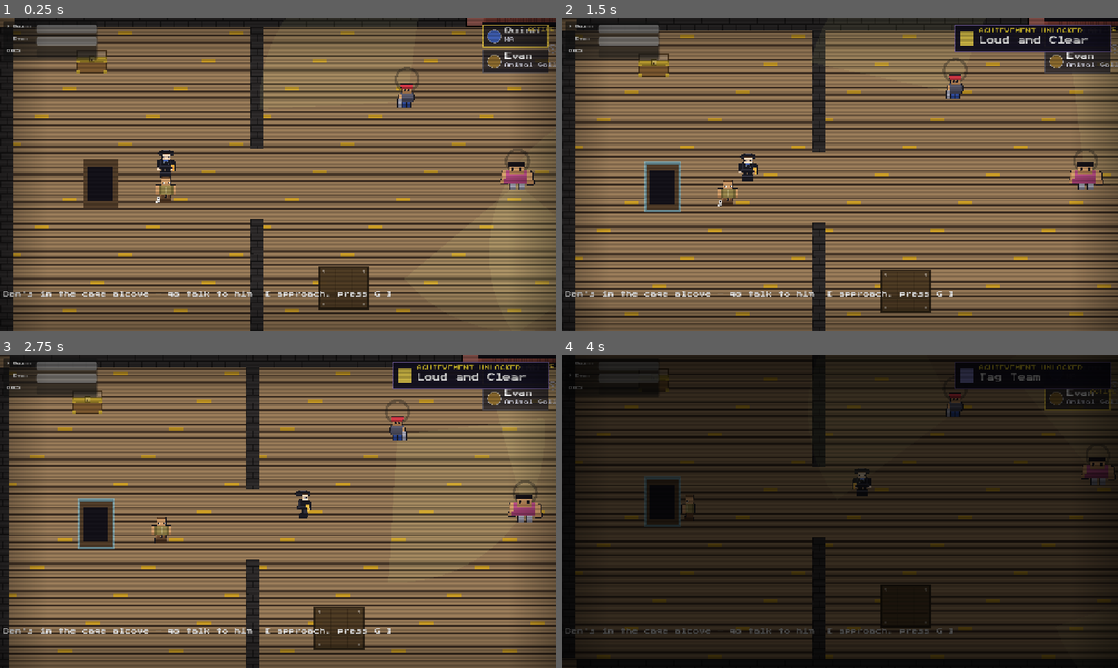
Above: before the commit, frames 1-4 (two rows, left to right).
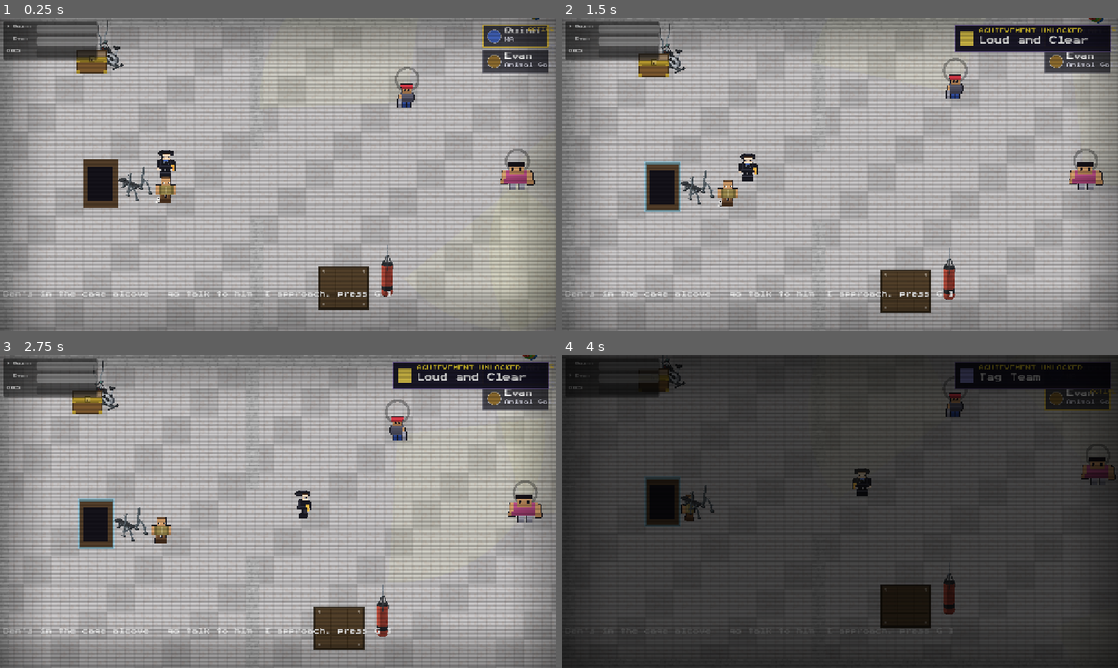
Above: after the commit, the same moments.

Repository: dougreichard/rpg_game
Game: Godot game, scene res://scenes/levels/IronStringsGym.tscn
Same seed, same stepped clock (60 frames per second), same inputs: the game is played once before the commit and once after it. This scene is started directly instead of the project's main scene.
Inputs (mouse positions are in pixels of both pictures, inside the frame that each line leads up to):
- Up to frame 1 (0.25 s): no input
- Up to frame 2 (1.5 s): tap G (special) at 0.5, 1.25 s; move the mouse to (962, 158) at 0.52 s; hold D (move_right) 0.53-1.25 s; hold F (attack) 0.53-1.25 s; click (962, 158) at 0.67 s; tap Enter (ui_accept) at 0.77 s; drag from (728, 190) to (956, 86) at 1.27 s
- Up to frame 3 (2.75 s): tap G (special) at 2 s; move the mouse to (333, 442) at 2.02 s; hold D (move_right) from 2.03 s (still down); tap V (dash) at 2.1 s
- Up to frame 4 (4 s): release D (move_right) at 2.75 s; tap G (special) at 2.75, 3.5 s; drag from (812, 574) to (890, 511) at 2.77 s; move the mouse to (1006, 558) at 3.52 s; hold A (move_left) from 3.53 s (still down); tap Tab (swap) at 3.6 s; tap Enter (ui_accept) at 3.77 s

The runs differ from the first frame. In frame 1, 94% of the frame differs, in the area x 0-100%, y 0-100%; in frame 2, 92%; in frame 3, 92%; in frame 4, 79%.

Commit message:
Iron & Strings Gym: Synty interior + gym equipment
Fourth Phase 3 level. Tile floor + white-brick walls; Shops gym-equipment
billboards (bench press, dumbbell rack, cross trainer, leg press, boxing
bag). The plated Synty barbell is the puzzle Evan slides aside.

Co-Authored-By: Claude Opus 4.8 <noreply@anthropic.com>

Diff:
--- a/scripts/levels/iron_strings_gym.gd
+++ b/scripts/levels/iron_strings_gym.gd
@@ -7,9 +7,22 @@
 const FLOOR_ACCENT_COLOR: Color = Color(0.62, 0.30, 0.26)
 const FLOOR_COLS: int = 30
 const FLOOR_ROWS: int = 17
-const FLOOR_TILE_PLAIN: Vector2i = Vector2i(0, 1)
-const FLOOR_TILE_ACCENT: Vector2i = Vector2i(1, 1)
+const FLOOR_TILE_PLAIN: Vector2i = Vector2i(0, 0)
+const FLOOR_TILE_ACCENT: Vector2i = Vector2i(1, 0)
 const FLOOR_ACCENT_PERIOD: int = 4
+# Synty 2.5D gym (see docs/synty_2_5d_art_plan.md): tile floor + brick walls;
+# Shops gym-equipment billboards. The Synty barbell is the puzzle Evan moves.
+const SYNTY_FLOOR: String = "res://assets/art/tiles/synty_floor_tile.png"
+const SYNTY_WALL: String = "res://assets/art/tiles/synty_wall_brick.png"
+const BARBELL_BILLBOARD: String = "res://assets/art/synty/props/barbell_synty.png"
+# [name, x, y, on-screen height px] gym-floor equipment dressing.
+const GYM_PROPS: Array = [
+	["bench_press", 180, 360, 40],
+	["dumbbell_rack", 840, 300, 44],
+	["cross_trainer", 150, 210, 58],
+	["leg_press", 840, 470, 56],
+	["boxing_bag", 470, 470, 60],
+]
 
 const GRUNT_SCENE: PackedScene = preload("res://scenes/enemies/Grunt.tscn")
 const BRUTE_SCENE: PackedScene = preload("res://scenes/enemies/Brute.tscn")
@@ -148,7 +161,7 @@
 func _build_floor() -> void:
 	var tile_map := TileMap.new()
 	tile_map.name = "Floor"
-	tile_map.tile_set = PlaceholderArt.make_hb_tileset()
+	tile_map.tile_set = PlaceholderArt.make_synty_floor_tileset(SYNTY_FLOOR)
 	add_child(tile_map)
 	move_child(tile_map, 0)
 	tile_map.position = Vector2(CAMERA_LIMIT_LEFT, CAMERA_LIMIT_TOP)
@@ -164,15 +177,27 @@
 # (the Barbell is a sibling of $Walls, not a child, so it keeps its own
 # bespoke gym-equipment texture instead of the generic brick pattern).
 func _build_walls() -> void:
-	var wall_color: Color = FLOOR_BASE_COLOR.darkened(0.35)
+	var wall_tex: Texture2D = PlaceholderArt.make_synty_wall_tile(SYNTY_WALL)
 	for wall in $Walls.get_children():
 		if not wall is StaticBody2D:
 			continue
 		var shape: CollisionShape2D = wall.get_node("CollisionShape2D")
 		var rect: RectangleShape2D = shape.shape
 		var sprite := Sprite2D.new()
-		sprite.texture = PlaceholderArt.make_wall_texture(wall_color, int(rect.size.x), int(rect.size.y))
+		sprite.texture = wall_tex
+		sprite.texture_repeat = CanvasItem.TEXTURE_REPEAT_ENABLED
+		sprite.region_enabled = true
+		sprite.region_rect = Rect2(0.0, 0.0, rect.size.x, rect.size.y)
 		wall.add_child(sprite)
+
+func _apply_synty_billboard(spr: Sprite2D, path: String, target_h: float) -> bool:
+	if not ResourceLoader.exists(path):
+		return false
+	var tex: Texture2D = load(path)
+	spr.texture = tex
+	spr.offset = Vector2(0.0, -tex.get_height() / 2.0)
+	spr.scale = Vector2.ONE * (target_h / float(tex.get_height()))
+	return true
 
 # Grabs the .tscn-placed Barbell body's collider and dresses it with an
 # iron-red bordered-rectangle texture  --  visually distinct from the brick
@@ -180,8 +205,15 @@
 func _create_barbell() -> void:
 	_barbell_shape = _barbell.get_node("CollisionShape2D")
 	_barbell_sprite = Sprite2D.new()
-	_barbell_sprite.texture = PlaceholderArt.make_barbell_texture(FLOOR_ACCENT_COLOR, 200, 16)
+	if not _apply_synty_billboard(_barbell_sprite, BARBELL_BILLBOARD, 46.0):
+		_barbell_sprite.texture = PlaceholderArt.make_barbell_texture(FLOOR_ACCENT_COLOR, 200, 16)
 	_barbell.add_child(_barbell_sprite)
+	# Gym-floor equipment dressing (Shops billboards).
+	for p: Array in GYM_PROPS:
+		var spr := Sprite2D.new()
+		if _apply_synty_billboard(spr, "res://assets/art/synty/props/%s.png" % p[0], float(p[3])):
+			spr.position = Vector2(float(p[1]), float(p[2]))
+			add_child(spr)
 
 func _move_barbell(animate: bool) -> void:
 	_barbell_shape.disabled = true
Binary file added: assets/art/synty/props/barbell_synty.png
Not shown, added: assets/art/synty/props/barbell_synty.png.import
Binary file added: assets/art/synty/props/bench_press.png
Not shown, added: assets/art/synty/props/bench_press.png.import
Binary file added: assets/art/synty/props/boxing_bag.png
Not shown, added: assets/art/synty/props/boxing_bag.png.import
Binary file added: assets/art/synty/props/cross_trainer.png
Not shown, added: assets/art/synty/props/cross_trainer.png.import
Binary file added: assets/art/synty/props/dumbbell_rack.png
Not shown, added: assets/art/synty/props/dumbbell_rack.png.import
Binary file added: assets/art/synty/props/leg_press.png
Not shown, added: assets/art/synty/props/leg_press.png.import
(and 4 more such lines)
